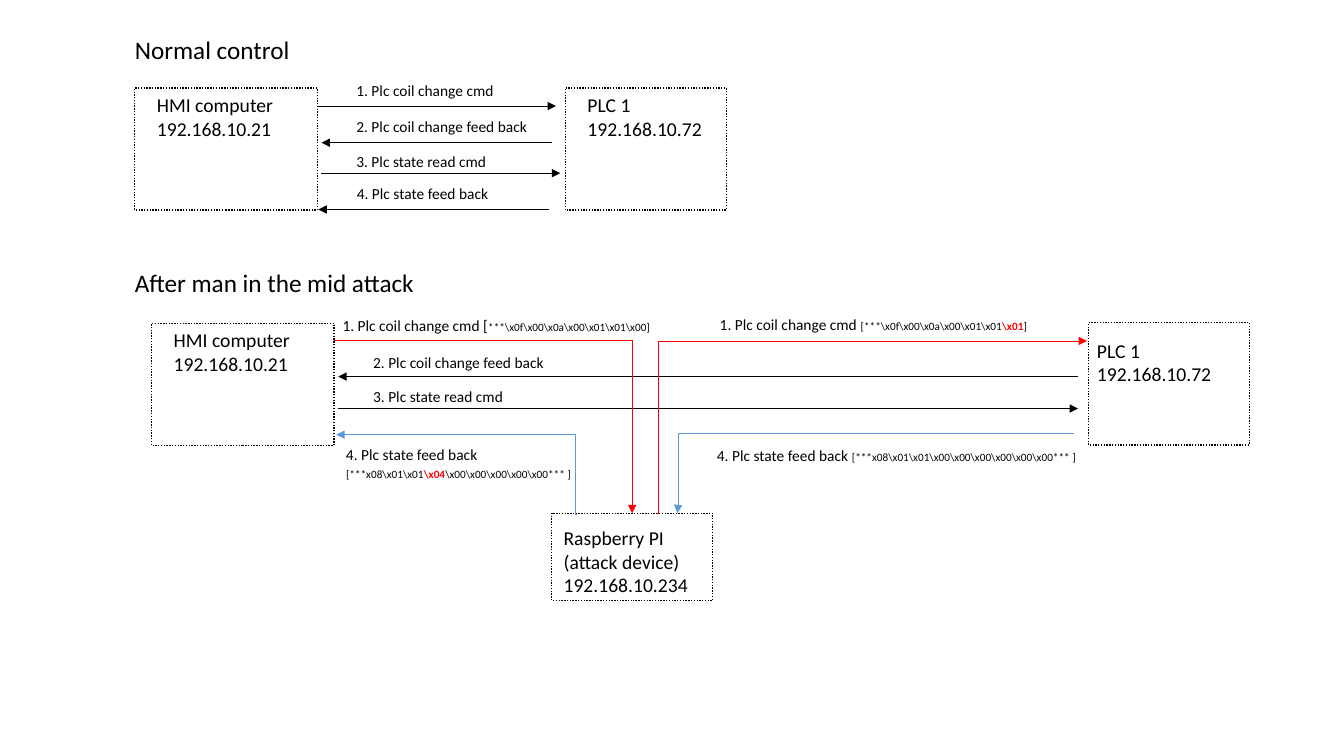
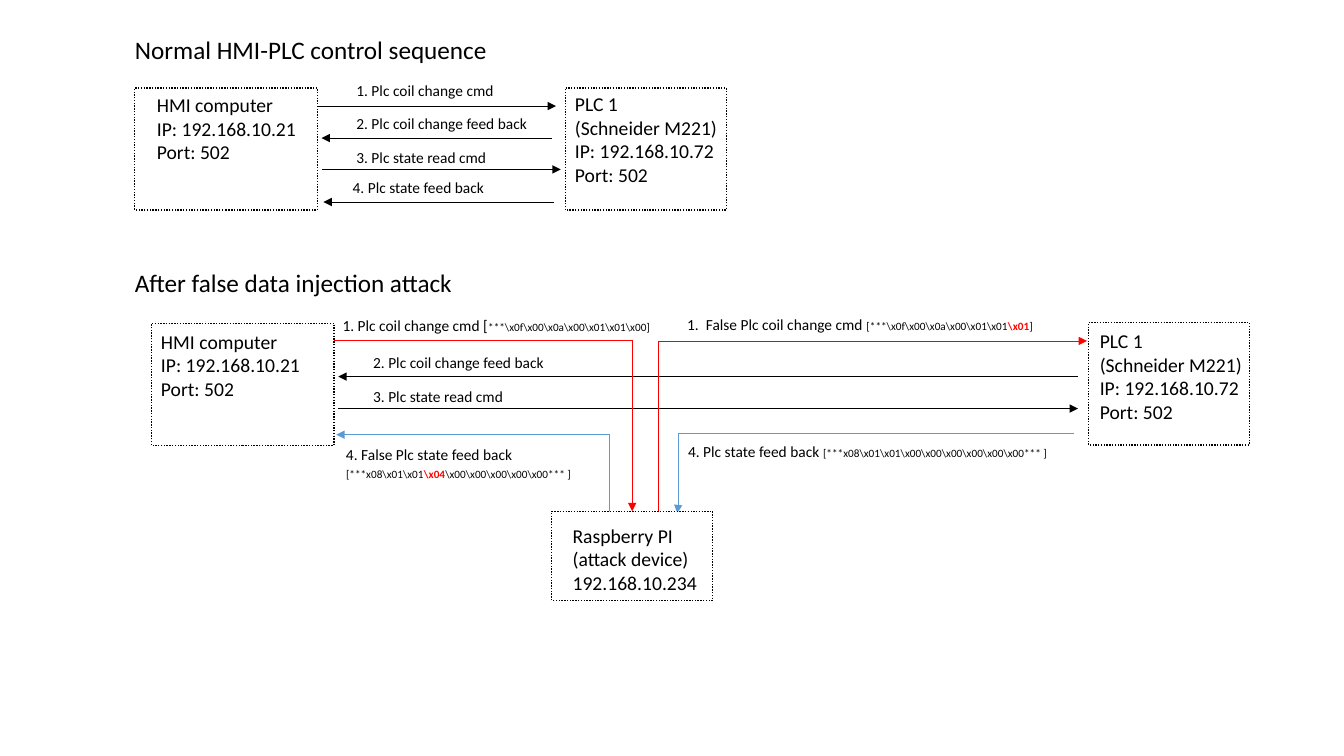
Before and after one commit to LiuYuancheng/Xandar_Sensor_IOT, a slide deck: slide 14 of doc/firmwaresignWF.pptx. Drawn at 1344x756 pixels with LibreOffice and Linux fonts; fonts in the diff are those of the drawing. Boxes give left, top, right and bottom in pixels: in the first picture for what was removed or moved away, otherwise in the second. Text is boxed around its words. In the diff, an @@ line names an element or a change of style, - is before the commit and + after.

Commit message:
added the attack diagram.

```diff
--- a/doc/firmwaresignWF.pptx
+++ b/doc/firmwaresignWF.pptx
@@ text at [135, 41, 487, 63]: text changed @@
-Normal control
+Normal HMI-PLC control sequence
@@ text "PLC 1": place and size @@
-text "PLC 1" at [587, 99, 701, 136]
+text "PLC 1" at [575, 98, 717, 182]
@@ text at [157, 99, 296, 159]: text changed @@
-HMI computer 192.168.10.21
+HMI computer
+IP: 192.168.10.21
+Port: 502
@@ 2 arrows, 1 text: place and size @@
-2 arrows, 1 text at [322, 143, 561, 173]
+2 arrows, 1 text at [322, 138, 561, 169]
@@ text at [575, 121, 717, 182]: text changed @@
-192.168.10.72
+(Schneider M221)
+IP: 192.168.10.72
+Port: 502
@@ text "4. Plc state feed back": place and size @@
-text "4. Plc state feed back" at [357, 188, 488, 199]
+text "4. Plc state feed back" at [353, 182, 484, 193]
@@ arrow moved from (548, 210) - (319, 210) to (554, 202) - (324, 202) @@
@@ text at [135, 274, 452, 297]: text changed @@
-After man in the mid attack
+After false data injection attack
@@ text at [687, 319, 1032, 333]: text changed @@
-1. Plc coil change cmd [***\x0f\x00\x0a\x00\x01\x01\x01]
+1. False Plc coil change cmd [***\x0f\x00\x0a\x00\x01\x01\x01]
@@ text "PLC 1": place and size @@
-text "PLC 1" at [1097, 345, 1211, 381]
+text "PLC 1" at [1100, 335, 1242, 419]
@@ text at [161, 336, 300, 396]: text changed @@
-HMI computer 192.168.10.21
+HMI computer
+IP: 192.168.10.21
+Port: 502
@@ text at [1100, 358, 1242, 419]: text changed @@
-192.168.10.72
+(Schneider M221)
+IP: 192.168.10.72
+Port: 502
@@ elbow arrow (578, 514) - (337, 435): route changed @@
@@ text at [346, 449, 512, 460]: text changed @@
-4. Plc state feed back
+4. False Plc state feed back
@@ text "4. Plc state feed back ...": place and size @@
-text "4. Plc state feed back ..." at [717, 450, 1070, 463]
+text "4. Plc state feed back ..." at [688, 446, 1041, 459]
@@ text "Raspberry PI": place and size @@
-text "Raspberry PI" at [564, 531, 688, 592]
+text "Raspberry PI" at [573, 529, 697, 590]
```
Also in this commit, not shown: 1 slide added.
